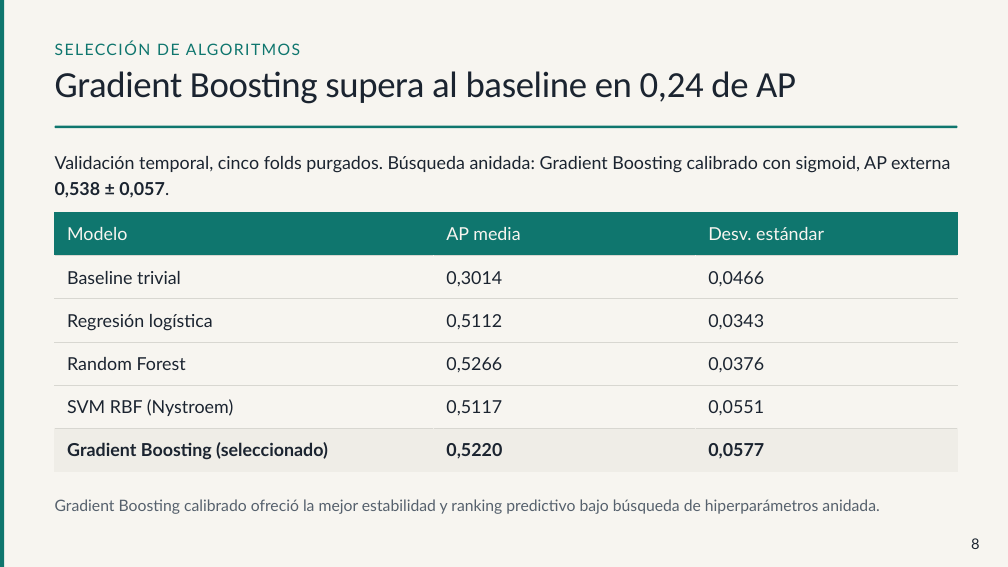
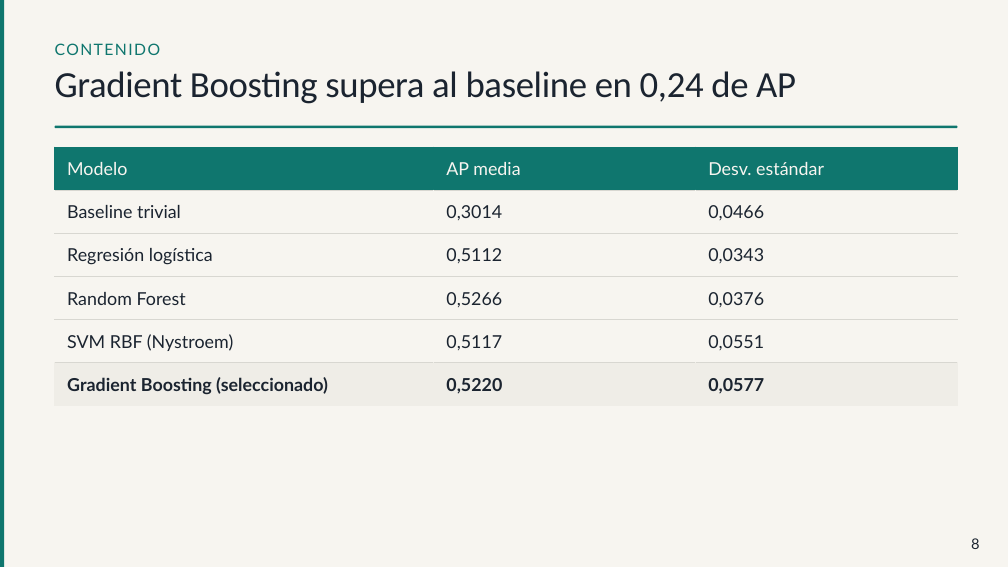
Before and after one commit to sabthe02/Obligatorio-IA, a slide deck: slide 8 of Prediccion-de-cancelaciones-hoteleras.pptx. Drawn at 1008x567 pixels with LibreOffice and Linux fonts; fonts in the diff are those of the drawing. Boxes give left, top, right and bottom in pixels: in the first picture for what was removed or moved away, otherwise in the second. Text is boxed around its words. In the diff, an @@ line names an element or a change of style, - is before the commit and + after.

```diff
--- a/Prediccion-de-cancelaciones-hoteleras.pptx
+++ b/Prediccion-de-cancelaciones-hoteleras.pptx
@@ text at bbox=[55, 43, 161, 55]: text changed @@
-SELECCIÓN DE ALGORITMOS
+CONTENIDO
@@ table: place and size @@
-table at bbox=[54, 212, 957, 471]
+table at bbox=[54, 147, 957, 405]
@@ text removed at bbox=[55, 156, 950, 198] @@
-Validación temporal, cinco folds purgados. Búsqueda anidada: Gradient Boosting calibrado con sigmoid, AP externa 0,538 ± 0,057.
@@ text removed at bbox=[55, 499, 879, 514] @@
-Gradient Boosting calibrado ofreció la mejor estabilidad y ranking predictivo bajo búsqueda de hiperparámetros anidada.
```
Also in this commit, not shown: 10 other slides changed, 5 other files.
